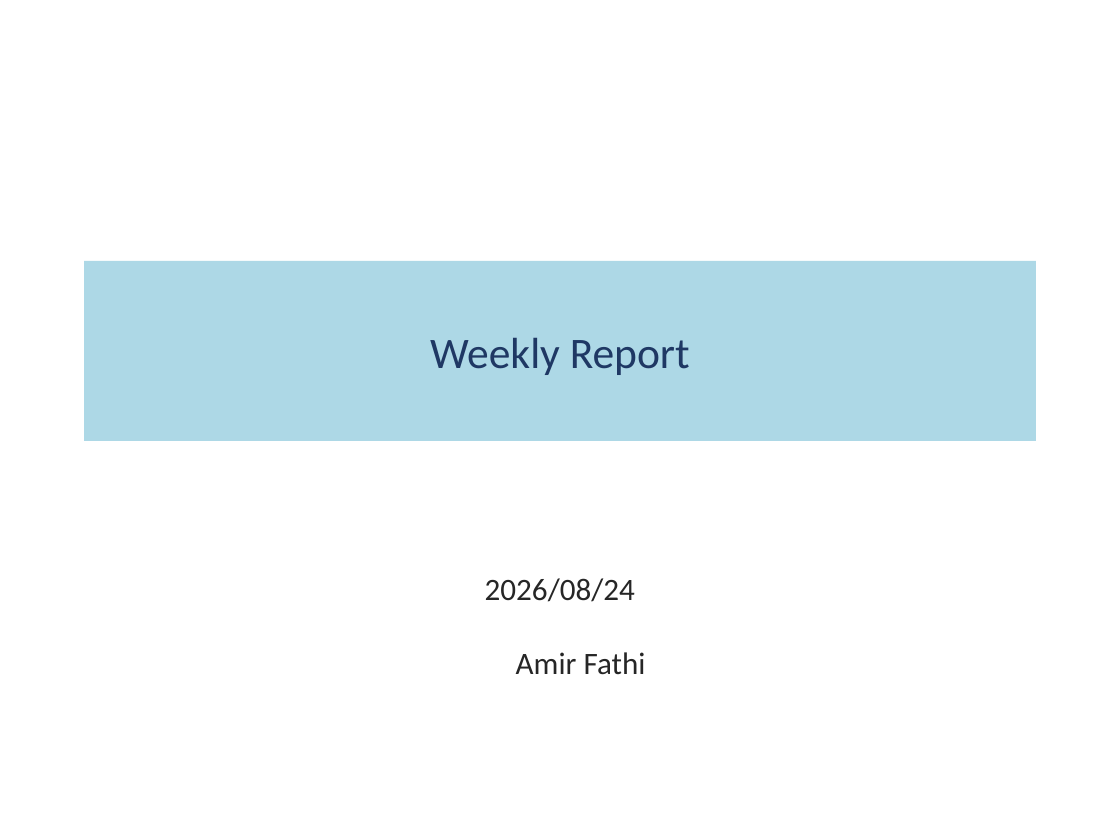
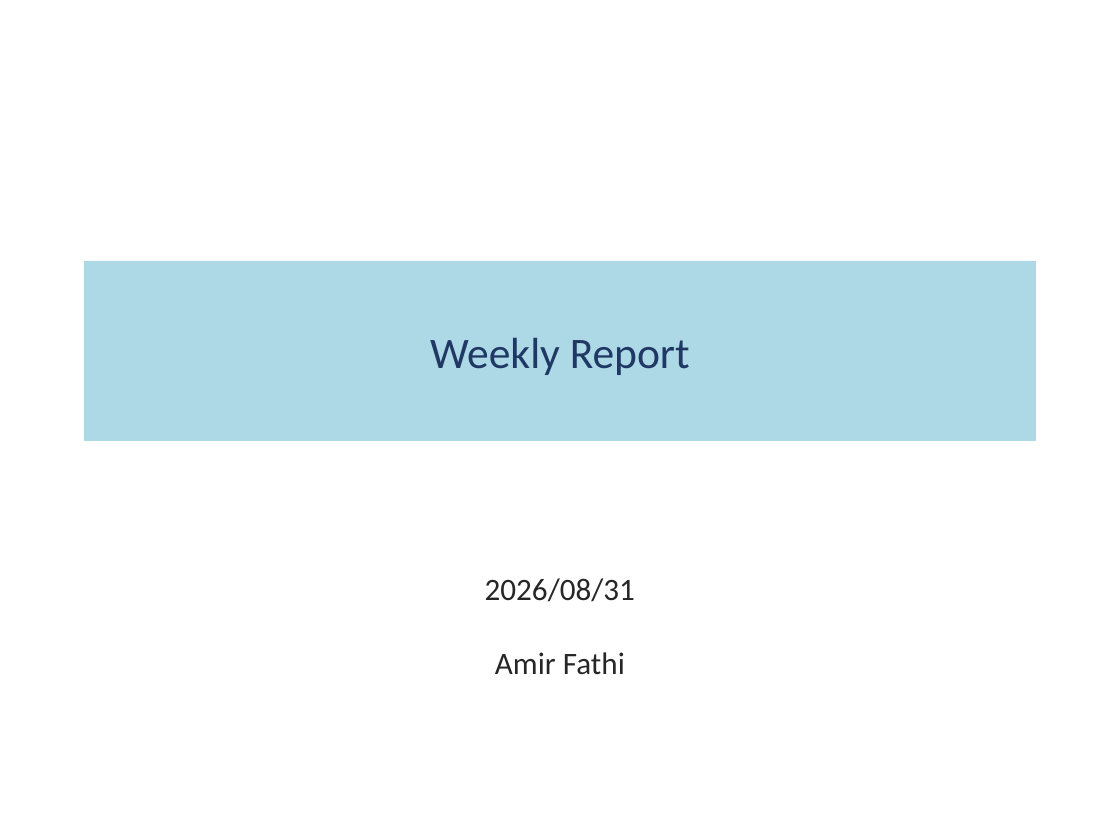
Before and after one commit to fathi0amir/ppt-with-quarto, a slide deck: slide 1 of main.pptx. Drawn at 1120x840 pixels with LibreOffice and Linux fonts; fonts in the diff are those of the drawing. Boxes give left, top, right and bottom in pixels: in the first picture for what was removed or moved away, otherwise in the second. Text is boxed around its words. In the diff, an @@ line names an element or a change of style, - is before the commit and + after.

```diff
--- a/main.pptx
+++ b/main.pptx
@@ subtitle at box(485, 578, 635, 675): text changed @@
-2026/08/24
-Amir Fathi
+2026/08/31
+Amir Fathi
```
Also in this commit, not shown: 3 other slides changed, 5 slides added, 4 slides removed, 5 other files.
